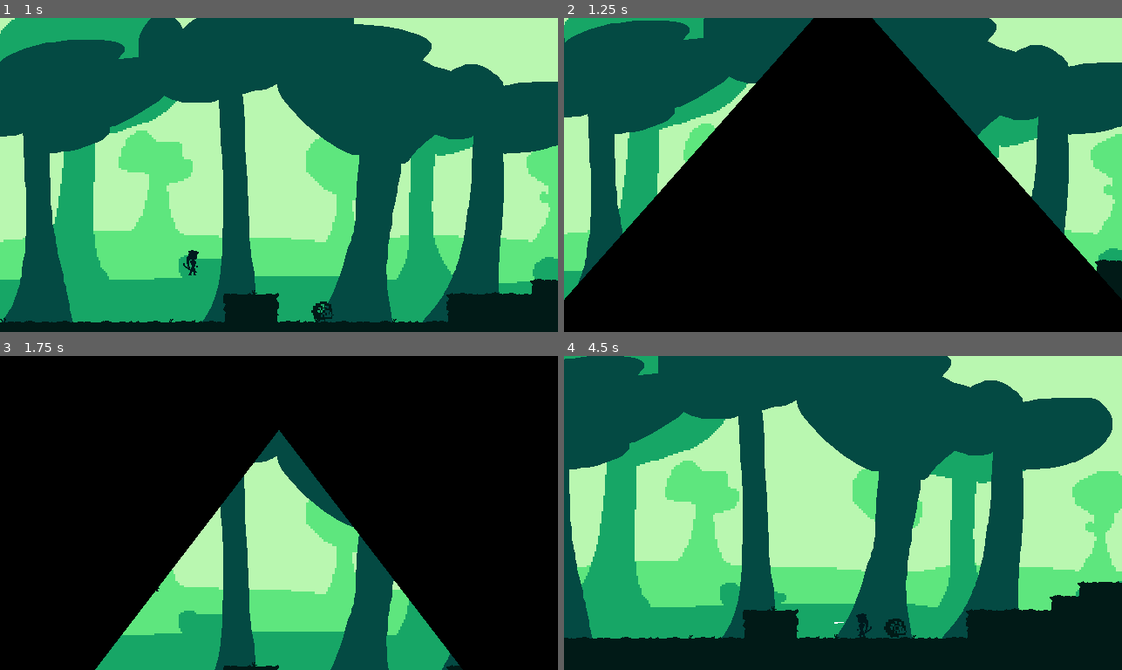
Above: before the commit, frames 1-4 (two rows, left to right).
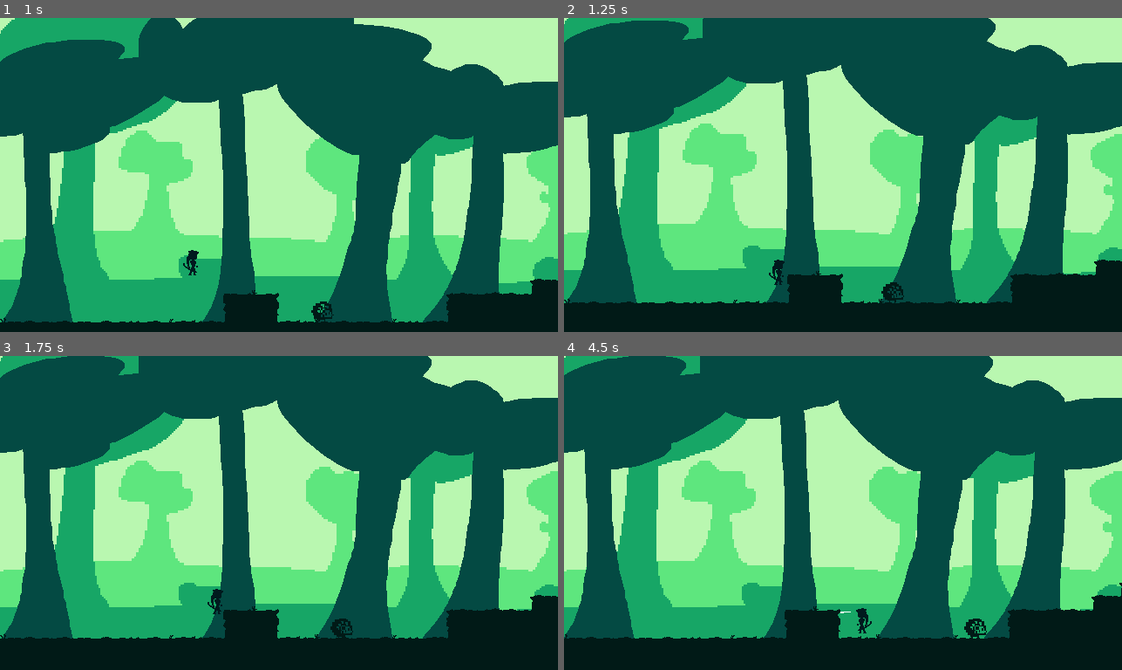
Above: after the commit, the same moments.

Repository: Borrow-Game/game-godot
Game: Godot game, scene res://Scenes/chapter_1_level.tscn
Two runs of this game, one before a commit and one after it. Both use one fixed random seed, a clock stepped at 60 frames per second and the inputs below.
Inputs:
- Up to frame 1 (1 s): tap Enter (ui_accept) at 0.5, 0.77 s; hold Right (right) from 0.53 s (still down); tap X (dash) at 0.6 s
- Up to frame 2 (1.25 s): keep holding Right (right)
- Up to frame 3 (1.75 s): keep holding Right (right); tap X (dash) at 1.35 s; tap Enter (ui_accept) at 1.52 s
- Up to frame 4 (4.5 s): release Right (right) at 2.03 s; hold Left (left) 2.03-2.78 s; hold Shift (shoot bow) 2.03-2.78 s; tap X (dash) at 2.3, 2.85, 3.6 s; hold Right (right) 2.78-4.28 s; tap Enter (ui_accept) at 3.02, 3.77 s; hold Left (left) from 4.28 s (still down); tap Shift (shoot bow) at 4.35 s

Frame 1 is identical in both runs. In frame 2, 60% of the frame differs, in the area x 0-100%, y 0-100%; in frame 3, 89%; in frame 4, 42%.

Commit message:
various fixes

Diff:
--- a/Scenes/chapter_1_level.tscn
+++ b/Scenes/chapter_1_level.tscn
@@ -3084,6 +3084,7 @@
 position = Vector2(4016, 32)
 
 [node name="sample_block567" parent="blocks" instance=ExtResource("4_qjmwi")]
+visible = false
 modulate = Color(0.0235294, 0.0980392, 0.113725, 0)
 self_modulate = Color(1, 1, 1, 0.141176)
 position = Vector2(4016, 0)
--- a/Scripts/Globals/respawn_handler.gd
+++ b/Scripts/Globals/respawn_handler.gd
@@ -2,7 +2,8 @@
 
 var respawning = 0
 var deathScene = preload('res://Scenes/death_scene.tscn')
-func respawn() -> void:
+func respawn(init: String) -> void:
+	print(init)
 	Input.start_joy_vibration(0, 0.8, 0.8, 0.2)
 	HapticsHandler.shake(0.5, 1)
 
@@ -23,3 +24,6 @@
 		respawning -= 1
 
 #respawns can be initiated by calling RespawnHandler.respawn()
+
+func _demo() -> void:
+	print("f")
--- a/Scripts/arrow.gd
+++ b/Scripts/arrow.gd
@@ -36,7 +36,7 @@
 
 
 		self.rotation_degrees = angle
-		print(angle)
+
 	if RespawnHandler.respawning > 0:
 			reset()
 
--- a/Scripts/enemy_2d.gd
+++ b/Scripts/enemy_2d.gd
@@ -11,7 +11,7 @@
 			Input.start_joy_vibration(0, 0.1, 0.1, 0.2)
 			disable()
 	if body.is_in_group("player"):
-		RespawnHandler.respawn()
+		RespawnHandler.respawn("sped")
 		body.set_physics_process(false)
 
 func _physics_process(delta: float) -> void:
--- a/Scripts/killing_object.gd
+++ b/Scripts/killing_object.gd
@@ -2,5 +2,5 @@
 
 func _on_body_entered(body: Node2D) -> void:
 	if body.is_in_group("player"):
-		RespawnHandler.respawn()
+		RespawnHandler.respawn("spike")
 		body.set_physics_process(false)
--- a/Scripts/player_character.gd
+++ b/Scripts/player_character.gd
@@ -22,15 +22,17 @@
 
 func _physics_process(delta: float) -> void:
 	HapticsHandler.camera_pos = self.position
-	print(self.position)
+
 
 	if Input.get_axis("left", "right") < 0:
 		arrow_direction = -1
 		character_texture.flip_h = true
+		$character_collision.position.x = 2
 
 	elif Input.get_axis("left", "right") > 0:
 		arrow_direction = 1
 		character_texture.flip_h = false
+		$character_collision.position.x = -2
 
 
 	# Check for dash input.
@@ -53,7 +55,7 @@
 		if dash_direction == Vector2.ZERO:
 			dash_direction.x = sign(velocity.x) if velocity.x != 0 else 1
 		dash_direction = dash_direction.floor().normalized()
-		print(dash_direction)
+
 
 		dash_velocity = dash_direction * DASH_SPEED
 		dashing = true
--- a/Scripts/spawn_confetti_end.gd
+++ b/Scripts/spawn_confetti_end.gd
@@ -5,11 +5,11 @@
 func _on_body_entered(body):
 	if body.is_in_group("player"):  # Check if the player entered
 		spawn_confetti()  # Set your confetti position
-	wait(1, body)
+		wait(1, body)
 
 func wait(seconds: float, body) -> void:
 	await get_tree().create_timer(seconds).timeout
-	RespawnHandler.respawn()
+	RespawnHandler.respawn("conf")
 	body.set_physics_process(false)
 
 func spawn_confetti():
